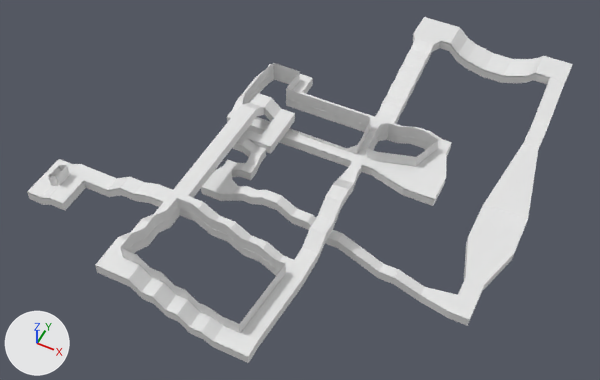
Two versions of the Blender file levels/level00.blend, one commit apart.
Rendered twice from a camera (50 mm lens) standing at (450.0, -951.0, 1109.0) and looking at (-11.0, -30.0, -42.0). The axes (+X, +Y, +Z) are drawn at lower left. The lights are the same throughout.

The first picture shows 'levelCeil', 'levelFloor', 'levelWall'.
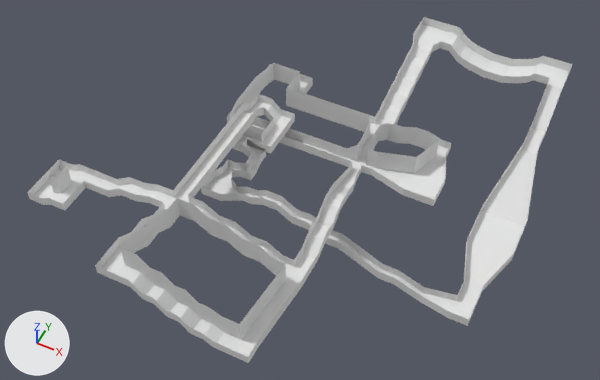
Boxes (x1, y1, x2, y2) around the edits, measured in the pictures (600 x 380 px):
'levelCeil', hidden
    before: (27, 17, 573, 356)
'levelFloor', unchanged, uncovered by the edit
    before: (35, 37, 550, 357)
    after: (34, 25, 569, 357)

The change, as a list of edits to the scene's bpy script:
```text
Change ob_levelceil:
    add ob_levelceil.hide_set(True)
```
